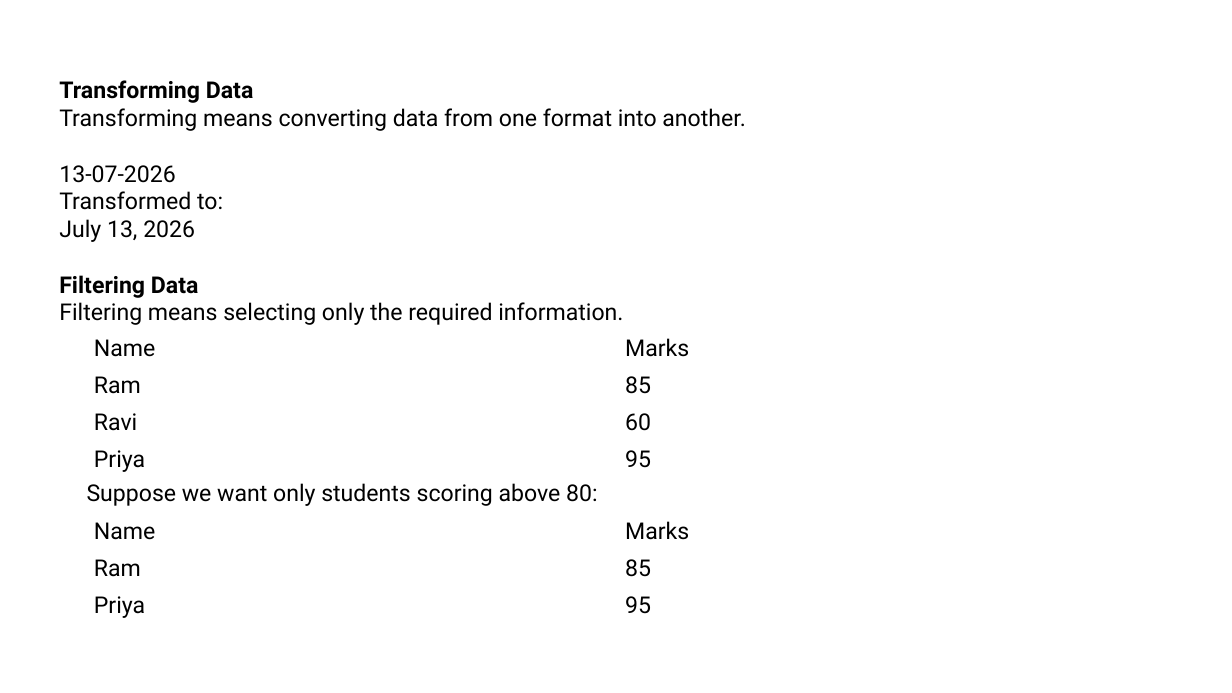
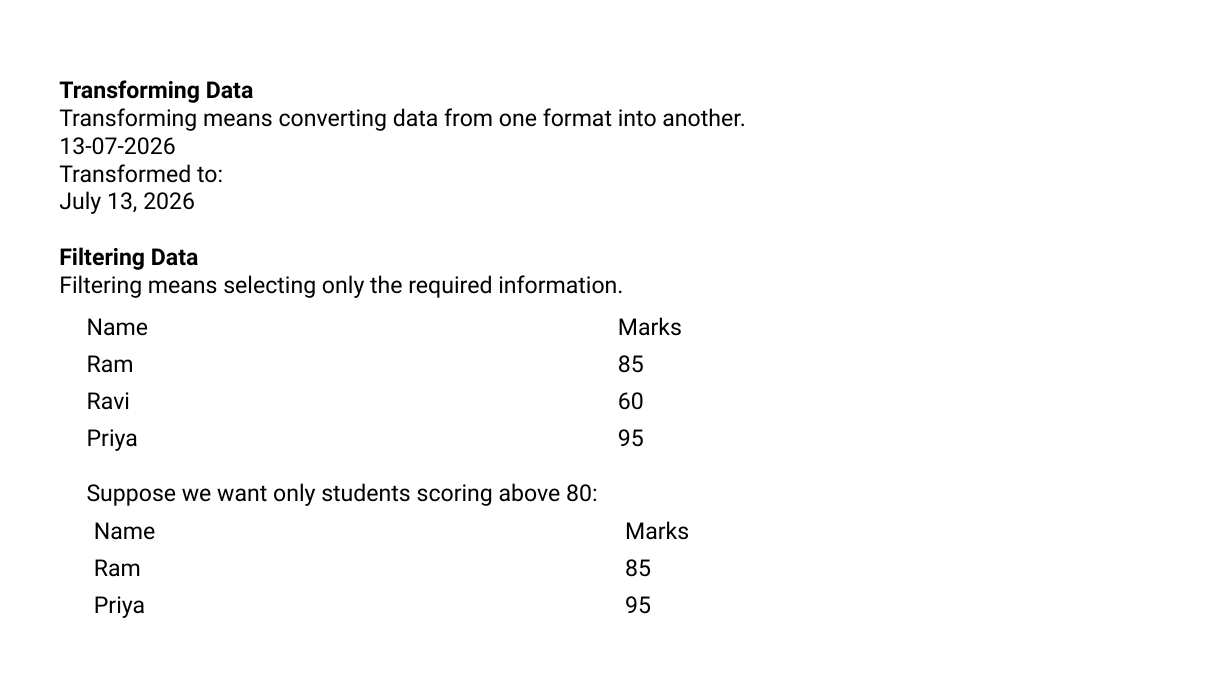
Before and after one commit to srilekhachundu/office_files, a slide deck: slide 12 of Library.pptx. Drawn at 1232x693 pixels with LibreOffice and Linux fonts; fonts in the diff are those of the drawing. Boxes give left, top, right and bottom in pixels: in the first picture for what was removed or moved away, otherwise in the second. Text is boxed around its words. In the diff, an @@ line names an element or a change of style, - is before the commit and + after.

```diff
--- a/Library.pptx
+++ b/Library.pptx
@@ text "Transforming Data" rewrapped from [59, 80, 745, 325] to [59, 80, 745, 298] @@
@@ table: place and size @@
-table at [85, 331, 1148, 479]
+table at [78, 310, 1141, 457]
```
Also in this commit, not shown: 7 other slides changed.
